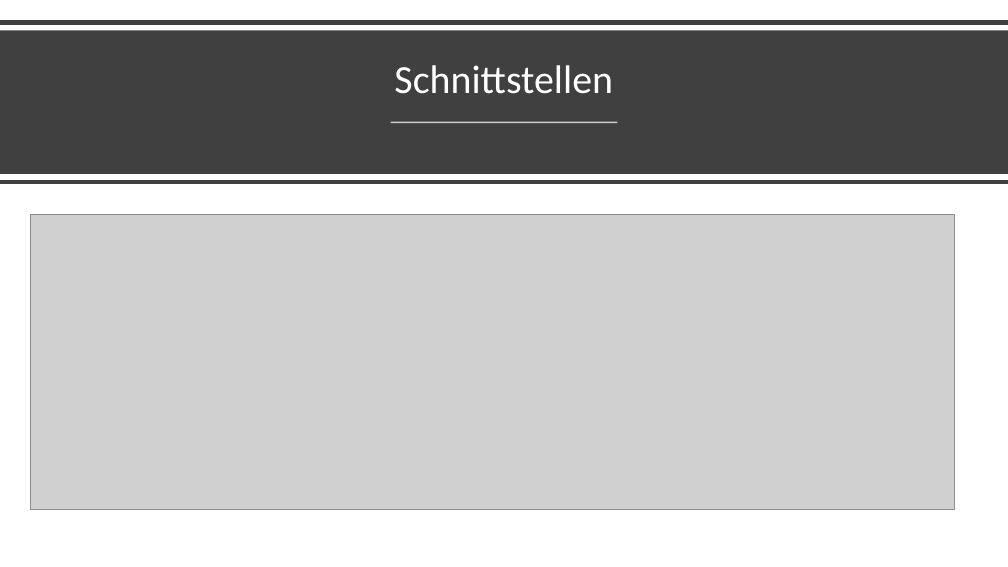
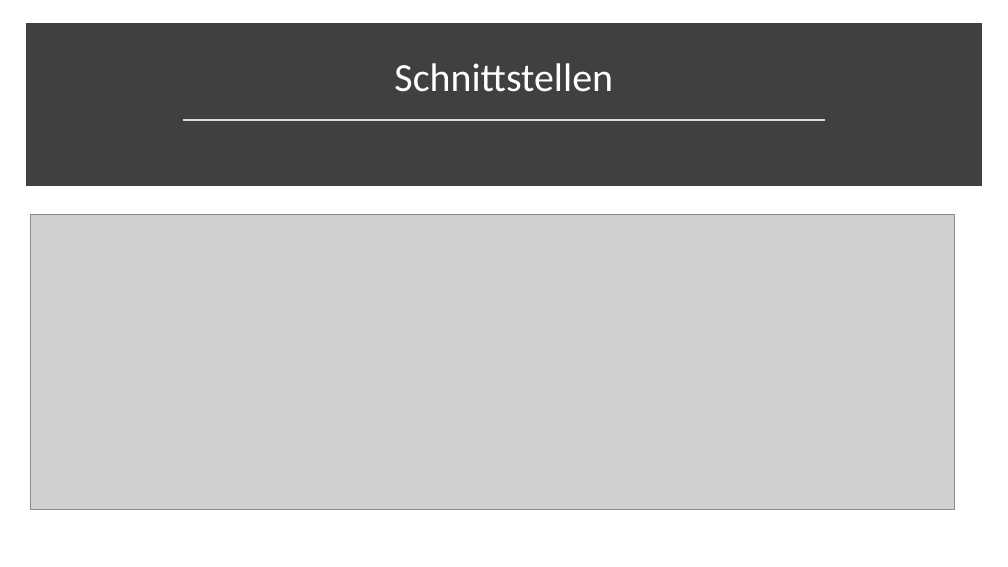
Before and after one commit to JDev2001/JavaCompiler_TINF2020, a slide deck: slide 3 of Präsentation.pptx (slide 1 before the commit). Drawn at 1008x567 pixels with LibreOffice and Linux fonts; fonts in the diff are those of the drawing; grey boxes stand for pictures. Boxes give left, top, right and bottom in pixels: in the first picture for what was removed or moved away, otherwise in the second. Text is boxed around its words. In the diff, an @@ line names an element or a change of style, - is before the commit and + after.

```diff
--- a/Präsentation.pptx
+++ b/Präsentation.pptx
@@ line removed from (0, 23) to (1008, 23) @@
@@ rectangle: place and size @@
-rectangle at <box>0,30,1008,174</box>
+rectangle at <box>31,29,977,181</box>
@@ rectangle at <box>31,29,977,181</box>: outline none to #404040 10 pt @@
@@ line moved from (391, 123) - (618, 123) to (183, 119) - (826, 119) @@
@@ line (183, 119) - (826, 119): stroke #FFFFFF 1.5 pt to #D9D9D9 1.75 pt @@
@@ line removed from (0, 182) to (1008, 182) @@
```
Also in this commit, not shown: 3 slides added, 2 slides removed.
